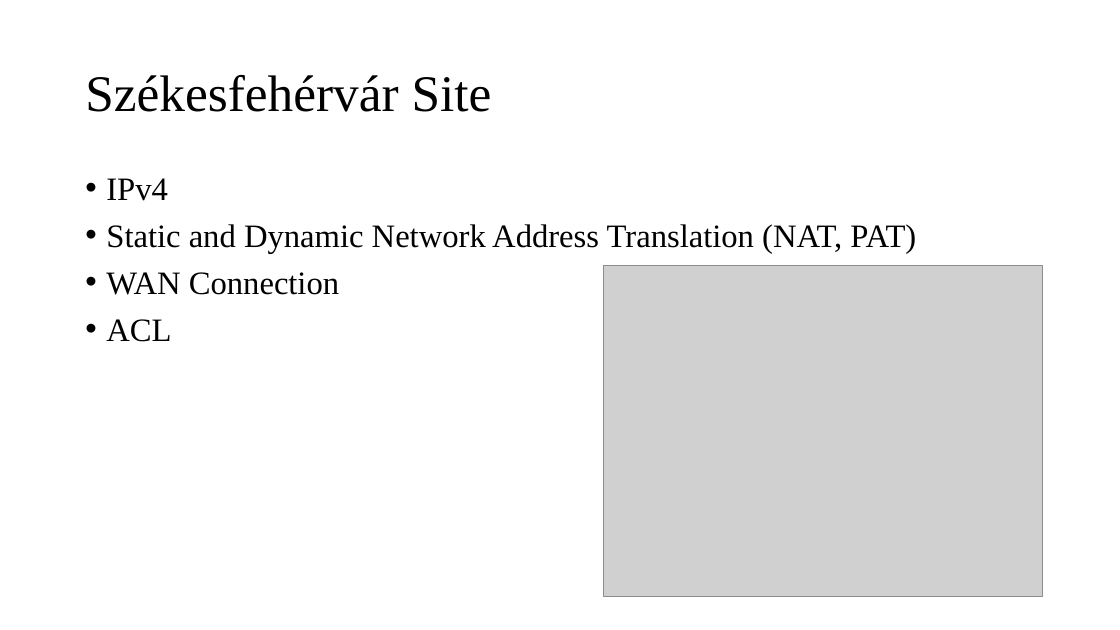
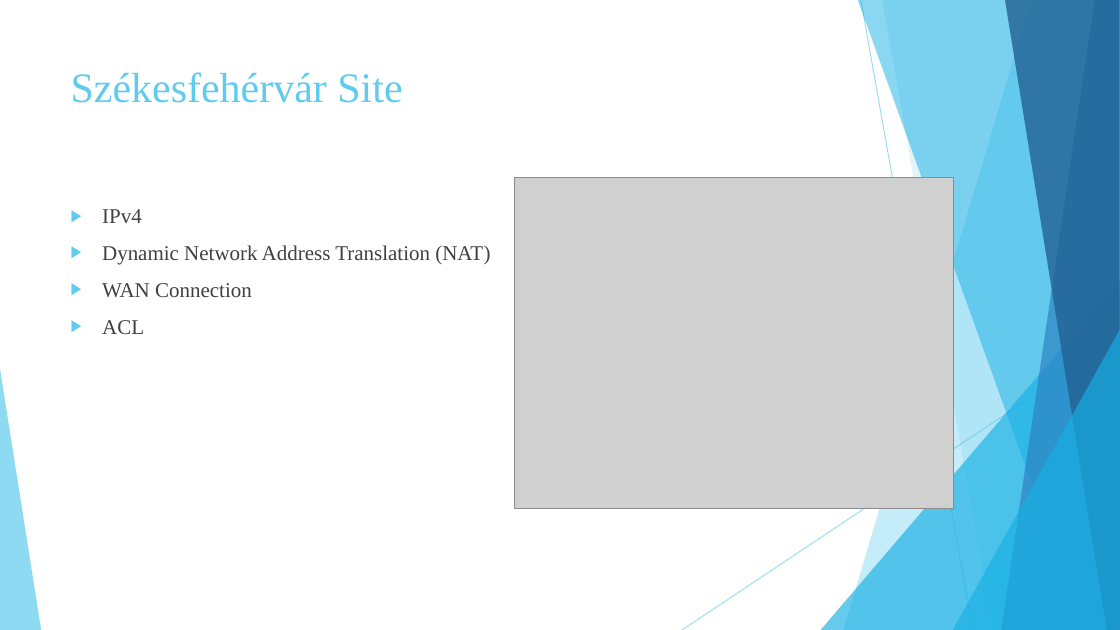
Before and after one commit to BalaWW/NetWorks, a slide deck: slide 7 of NetWorks Presentation.pptx. Drawn at 1120x630 pixels with LibreOffice and Linux fonts; fonts in the diff are those of the drawing; grey boxes stand for pictures. Boxes give left, top, right and bottom in pixels: in the first picture for what was removed or moved away, otherwise in the second. Text is boxed around its words. In the diff, an @@ line names an element or a change of style, - is before the commit and + after.

```diff
--- a/NetWorks Presentation.pptx
+++ b/NetWorks Presentation.pptx
@@ title "Székesfehérvár Site" moved from (x1=85, y1=75, x2=492, y2=112) to (x1=71, y1=72, x2=402, y2=103) @@
@@ title "Székesfehérvár Site" at (x1=71, y1=72, x2=402, y2=103): size 44 to 36 pt, text colour #000000 to #5FCBEF; line spacing 0.9 to 1; vertical alignment middle to top @@
@@ picture moved from (x1=603, y1=266, x2=1043, y2=597) to (x1=514, y1=177, x2=954, y2=508) @@
@@ text "IPv4" moved from (x1=106, y1=178, x2=916, y2=342) to (x1=102, y1=209, x2=490, y2=334) @@
@@ text at (x1=102, y1=209, x2=252, y2=334): size 28 to 18 pt, text colour #000000 to #404040 in "IPv4", "WAN Connection", "ACL"; bullet • to ▶; line spacing 0.9 to 1 @@
@@ text at (x1=102, y1=245, x2=490, y2=265): text changed; size 28 to 18 pt; text colour #000000 to #404040 @@
-• Static and Dynamic Network Address Translation (NAT, PAT)
+▶ Dynamic Network Address Translation (NAT)
@@ group added at (x1=0, y1=0, x2=1120, y2=630): 5 freeform shapes, 3 triangles, 2 lines @@
```
Also in this commit, not shown: 12 other slides changed, 2 other files.
